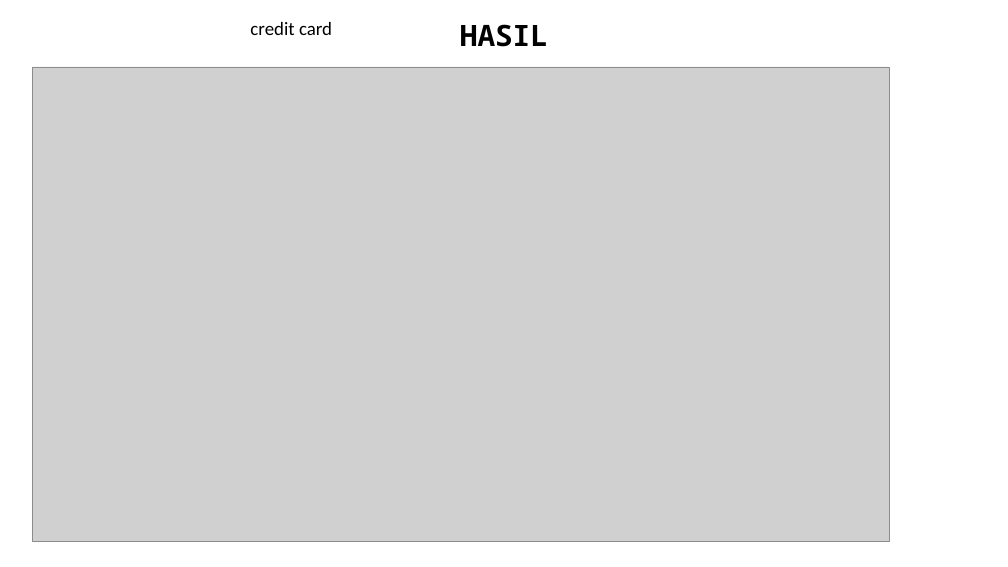
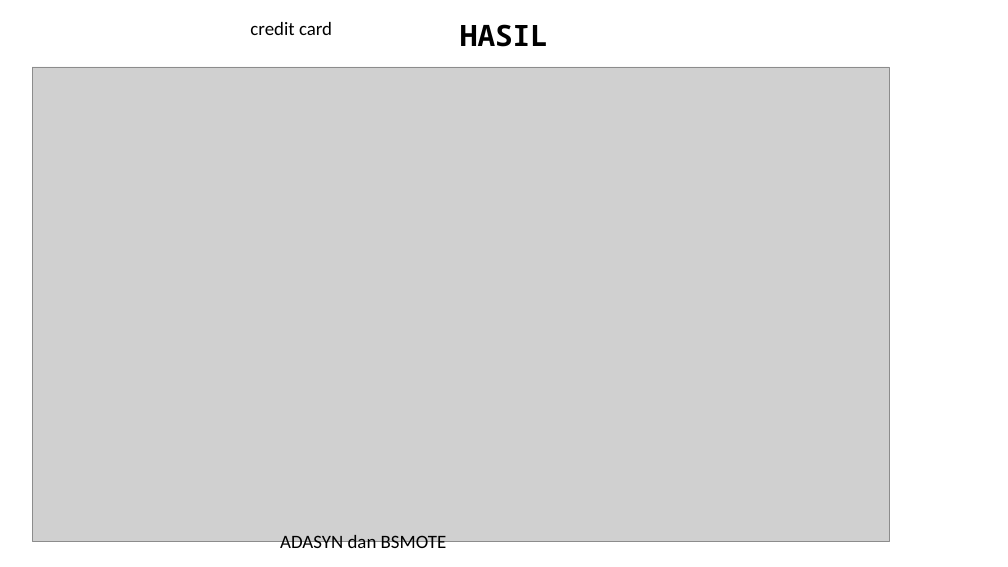
Before and after one commit to zkgz/skripsi, a slide deck: slide 56 of skripsi/Skripsi Pro/Presentation1.pptx (slide 55 before the commit). Drawn at 1008x567 pixels with LibreOffice and Linux fonts; fonts in the diff are those of the drawing; grey boxes stand for pictures. Boxes give left, top, right and bottom in pixels: in the first picture for what was removed or moved away, otherwise in the second. Text is boxed around its words. In the diff, an @@ line names an element or a change of style, - is before the commit and + after.

```diff
--- a/skripsi/Skripsi Pro/Presentation1.pptx
+++ b/skripsi/Skripsi Pro/Presentation1.pptx
@@ text added at [280, 535, 447, 554], 18 pt, text #000000 @@
+ADASYN dan BSMOTE
```
Also in this commit, not shown: 5 other slides changed, 1 slide added, 5 other files.
